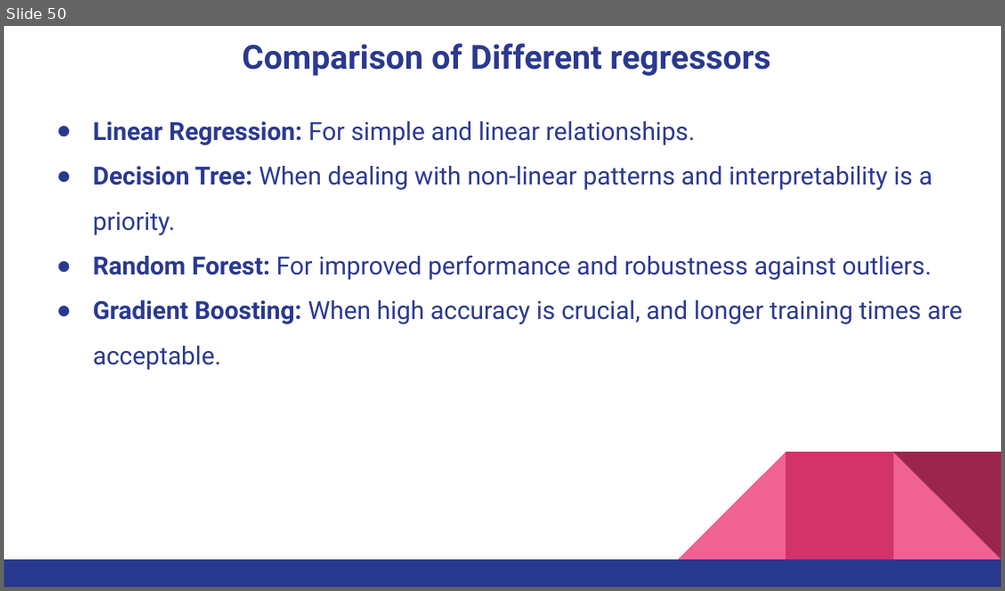
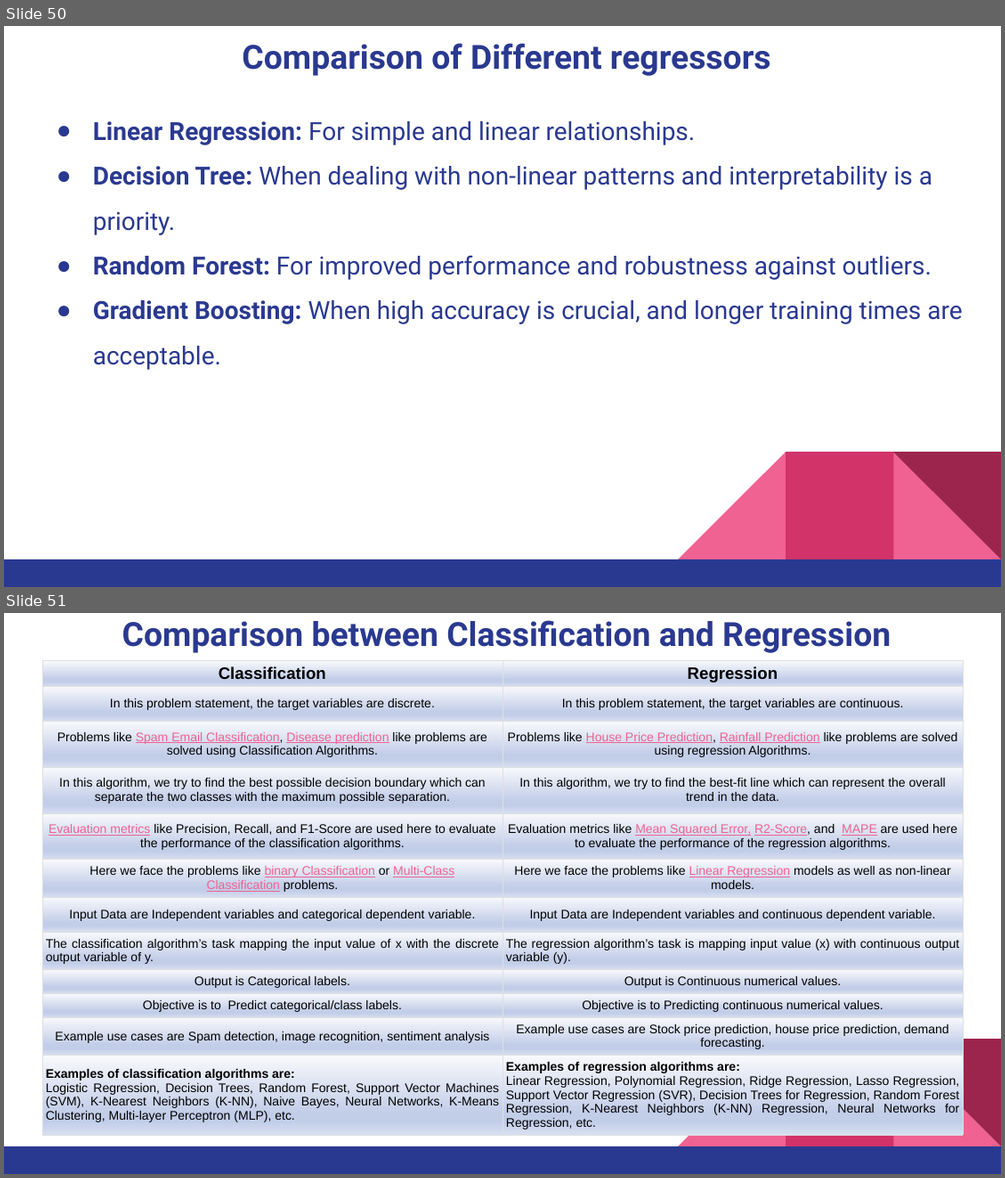
Before and after one commit to pnytrainingrepo/artificial-intelligence, a slide deck: AI-Machine-Learining.pptx. Shown one above the other, each under a label of ours: slide 50 before the commit, slides 50 and 51 after it. The pictures are 1005x591 and 1005x1178 pixels, drawn with LibreOffice and Linux fonts; fonts in the diff are those of the drawing. Boxes give left, top, right and bottom in pixels: in the first picture for what was removed or moved away, otherwise in the second. Text is boxed around its words. In the diff, an @@ line names an element or a change of style, - is before the commit and + after.

```diff
--- a/AI-Machine-Learining.pptx
+++ b/AI-Machine-Learining.pptx
@@ slide 51 added at bbox=[4, 613, 1001, 1174], background #FFFFFF; not listed: 5 template elements that a slide beside it also shows @@
@@ title added at bbox=[122, 620, 890, 653], 24 pt, text #2A3990, bold @@
+Comparison between Classification and Regression
@@ table added at bbox=[42, 661, 963, 1150], 12 rows, 2 columns @@
+Classification | Regression
+In this problem statement, the target variables are discrete. | In this problem statement, the target variables are continuous.
+Problems like Spam Email Classification, Disease prediction like problems are solved using Classification Algorithms. | Problems like House Price Prediction, Rainfall Prediction like problems are solved using regression Algorithms.
+In this algorithm, we try to find the best possible decision boundary which can separate the two classes with the maximum possible separation. | In this algorithm, we try to find the best-fit line which can represent the overall trend in the data.
+Evaluation metrics like Precision, Recall, and F1-Score are used here to evaluate the performance of the classification algorithms. | Evaluation metrics like Mean Squared Error, R2-Score, and MAPE are used here to evaluate the performance of the regression algorithms.
+Here we face the problems like binary Classification or Multi-Class Classification problems. | Here we face the problems like Linear Regression models as well as non-linear models.
+Input Data are Independent variables and categorical dependent variable. | Input Data are Independent variables and continuous dependent variable.
+The classification algorithm’s task mapping the input value of x with the discrete output variable of y. | The regression algorithm’s task is mapping input value (x) with continuous output variable (y).
+Output is Categorical labels. | Output is Continuous numerical values.
+Objective is to Predict categorical/class labels. | Objective is to Predicting continuous numerical values.
+Example use cases are Spam detection, image recognition, sentiment analysis | Example use cases are Stock price prediction, house price prediction, demand forecasting.
+Examples of classification algorithms are: / Logistic Regression, Decision Trees, Random Forest, Support Vector Machines (SVM), K-Nearest Neighbors (K-NN), Naive Bayes, Neural Networks, K-Means Clustering, Multi-layer Perceptron (MLP), etc. | Examples of regression algorithms are: / Linear Regression, Polynomial Regression, Ridge Regression, Lasso Regression, Support Vector Regression (SVR), Decision Trees for Regression, Random Forest Regression, K-Nearest Neighbors (K-NN) Regression, Neural Networks for Regression, etc.
```
Also in this commit, not shown: 5 other files.
